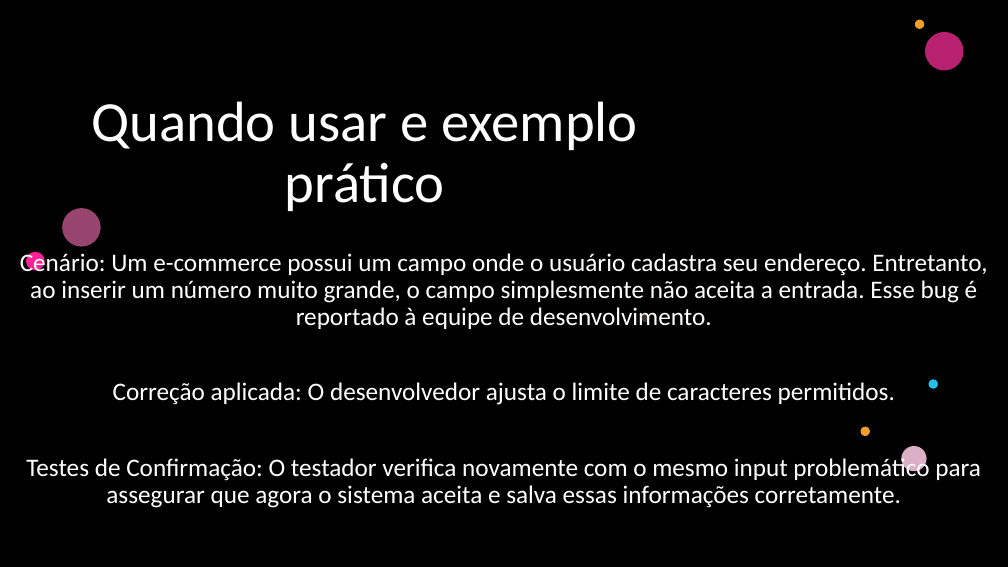
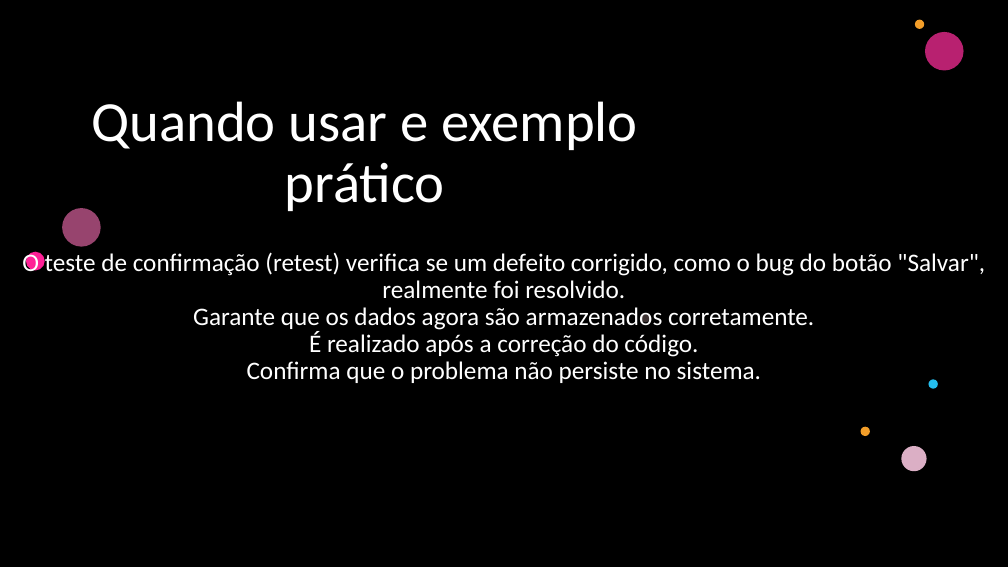
Before and after one commit to pauloryan091/atv-test, a slide deck: slide 4 of Teste Confirmação.pptx. Drawn at 1008x567 pixels with LibreOffice and Linux fonts; fonts in the diff are those of the drawing; background and template pictures are left out; a plain dark background stands for a picture behind light text. Boxes give left, top, right and bottom in pixels: in the first picture for what was removed or moved away, otherwise in the second. Text is boxed around its words. In the diff, an @@ line names an element or a change of style, - is before the commit and + after.

```diff
--- a/Teste Confirmação.pptx
+++ b/Teste Confirmação.pptx
@@ subtitle at (x1=22, y1=250, x2=985, y2=383): text changed @@
-Cenário: Um e-commerce possui um campo onde o usuário cadastra seu endereço. Entretanto, ao inserir um número muito grande, o campo simplesmente não aceita a entrada. Esse bug é reportado à equipe de desenvolvimento.
-Correção aplicada: O desenvolvedor ajusta o limite de caracteres permitidos.
-Testes de Confirmação: O testador verifica novamente com o mesmo input problemático para assegurar que agora o sistema aceita e salva essas informações corretamente.
+O teste de confirmação (retest) verifica se um defeito corrigido, como o bug do botão "Salvar", realmente foi resolvido.
+Garante que os dados agora são armazenados corretamente.
+É realizado após a correção do código.
+Confirma que o problema não persiste no sistema.
```
Also in this commit, not shown: 2 other slides changed, 13 other files.
